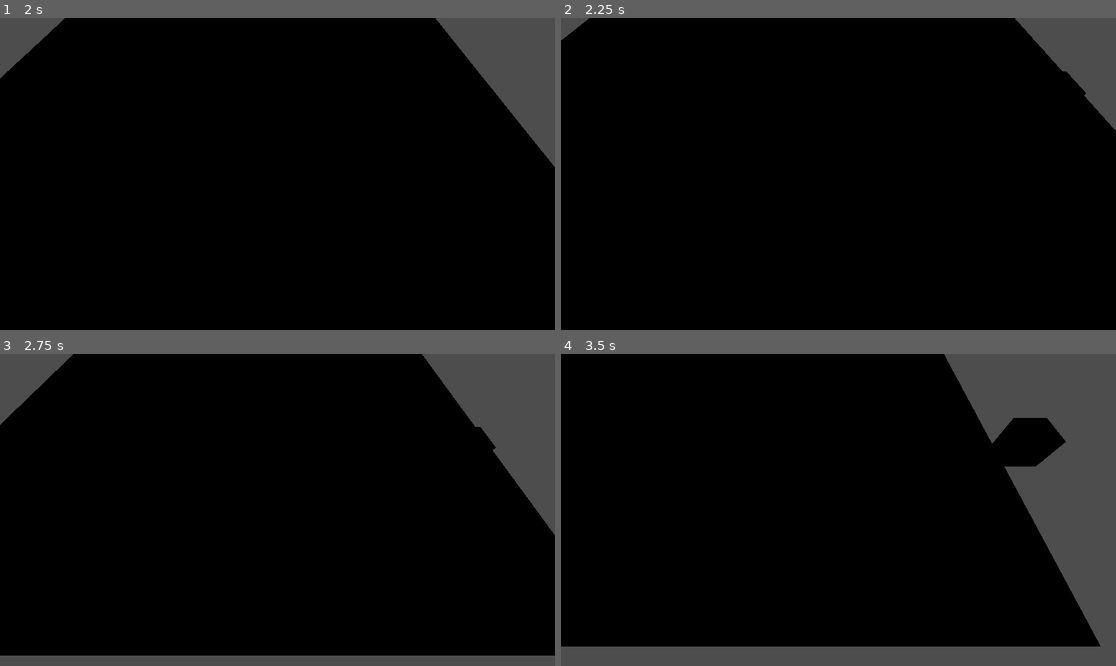
Above: before the commit, frames 1-4 (two rows, left to right).
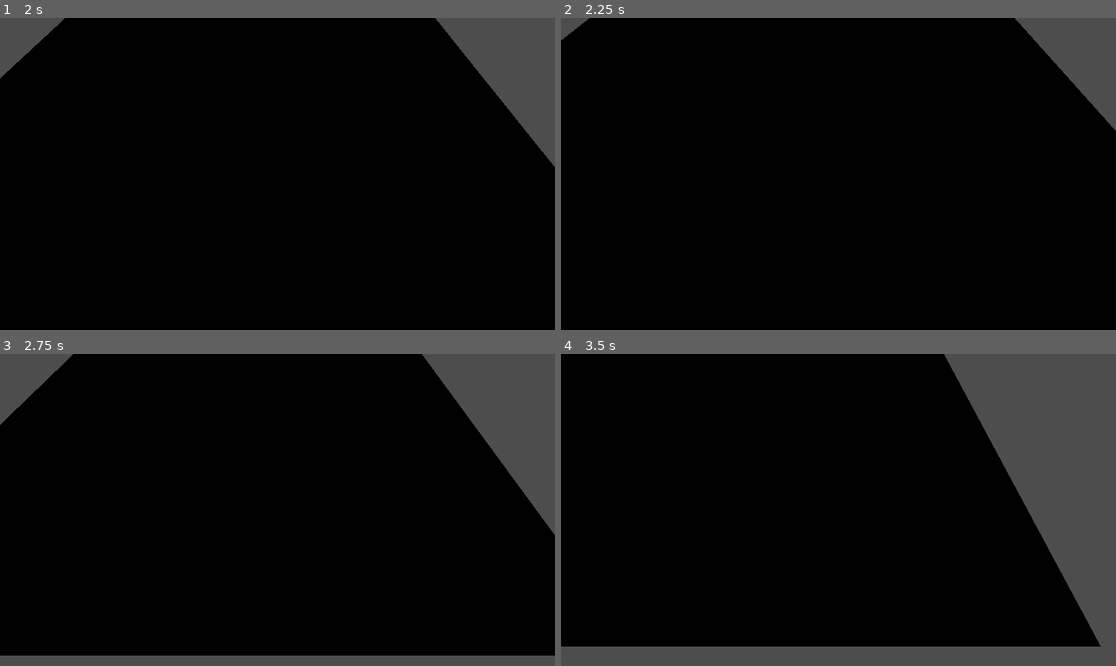
Above: after the commit, the same moments.

Repository: AlexTheAccount/Loop
Game: Godot game, scene res://PackedScenes/Main Menu.tscn
The game is run twice, just before and just after one commit, with the same random seed, the same clock (stepped at 60 frames per second) and the same inputs.
Inputs (mouse positions are in pixels of both pictures, inside the frame that each line leads up to):
- Up to frame 1 (2 s): click "Start Looping" at 0.5 s; tap Enter (ui_accept) at 1.25, 1.52 s; move the mouse to (399, 158) at 1.27 s; hold Right (ui_right) from 1.28 s (still down); hold Space (ui_select) from 1.28 s (still down); click (399, 158) at 1.55 s
- Up to frame 2 (2.25 s): move the mouse to (727, 189) at 2.02 s; release Right (ui_right) at 2.03 s; release Space (ui_select) at 2.03 s; hold Down (ui_down) from 2.03 s (still down); click (727, 189) at 2.1 s
- Up to frame 3 (2.75 s): keep holding Down (ui_down); tap Enter (ui_accept) at 2.27 s; tap Space (ui_select) at 2.3 s
- Up to frame 4 (3.5 s): move the mouse to (894, 441) at 2.77 s; release Down (ui_down) at 2.78 s; hold Right (ui_right) from 2.78 s (still down); hold Space (ui_select) from 2.78 s (still down); click (894, 441) at 3.05 s

Frame 1 is identical in both runs. In frame 2, less than 0.1% of the frame differs, in the area x 90-95%, y 17-25%; in frame 3, less than 0.1%; in frame 4, 1.5%, in the area x 77-91%, y 20-37%.

Commit message:
shooting perfected

Diff:
--- a/Scripts/PelletArea.gd
+++ b/Scripts/PelletArea.gd
@@ -1,6 +1,6 @@
 extends Area3D
 
-var speed = 500
+var speed = 50
 
 # Called when the node enters the scene tree for the first time.
 func _ready() -> void:
@@ -9,7 +9,7 @@
 
 # Called every frame. 'delta' is the elapsed time since the previous frame.
 func _process(delta: float) -> void:
-	position.x += speed * delta
+	position.z -= speed * delta
 	pass
 
 
--- a/Scripts/PlayerBody.gd
+++ b/Scripts/PlayerBody.gd
@@ -36,7 +36,7 @@
 
 func _input(event):
 	# for shooting pellets
-	if event.is_action_pressed("ui_select"):
+	if event.is_action_pressed("Fire"):
 		SpawnPellet()
 
 	# for player mouse rotation
@@ -45,9 +45,9 @@
 
 func SpawnPellet():
 	var pelletInsta = pelletLoad.instantiate()
-	pelletInsta.position = playerShape.position
-	pelletInsta.rotation = playerShape.rotation
-	get_parent().add_child(pelletInsta)
+	pelletInsta.position = playerShape.global_position
+	pelletInsta.rotation = playerShape.global_rotation
+	get_parent().get_parent().add_child(pelletInsta)
 
 func AlignPlayerWithMouse():
 	var space_state = get_world_3d().direct_space_state
--- a/project.godot
+++ b/project.godot
@@ -49,3 +49,8 @@
 , Object(InputEventKey,"resource_local_to_scene":false,"resource_name":"","device":-1,"window_id":0,"alt_pressed":false …(183 unchanged characters)…
 ]
 }
+Fire={
+"deadzone": 0.2,
+"events": [Object(InputEventMouseButton,"resource_local_to_scene":false,"resource_name":"","device":-1,"window_id":0,"alt_pressed":false,"shift_pressed":false,"ctrl_pressed":false,"meta_pressed":false,"button_mask":0,"position":Vector2(0, 0),"global_position":Vector2(0, 0),"factor":1.0,"button_index":1,"canceled":false,"pressed":false,"double_click":false,"script":null)
+]
+}
